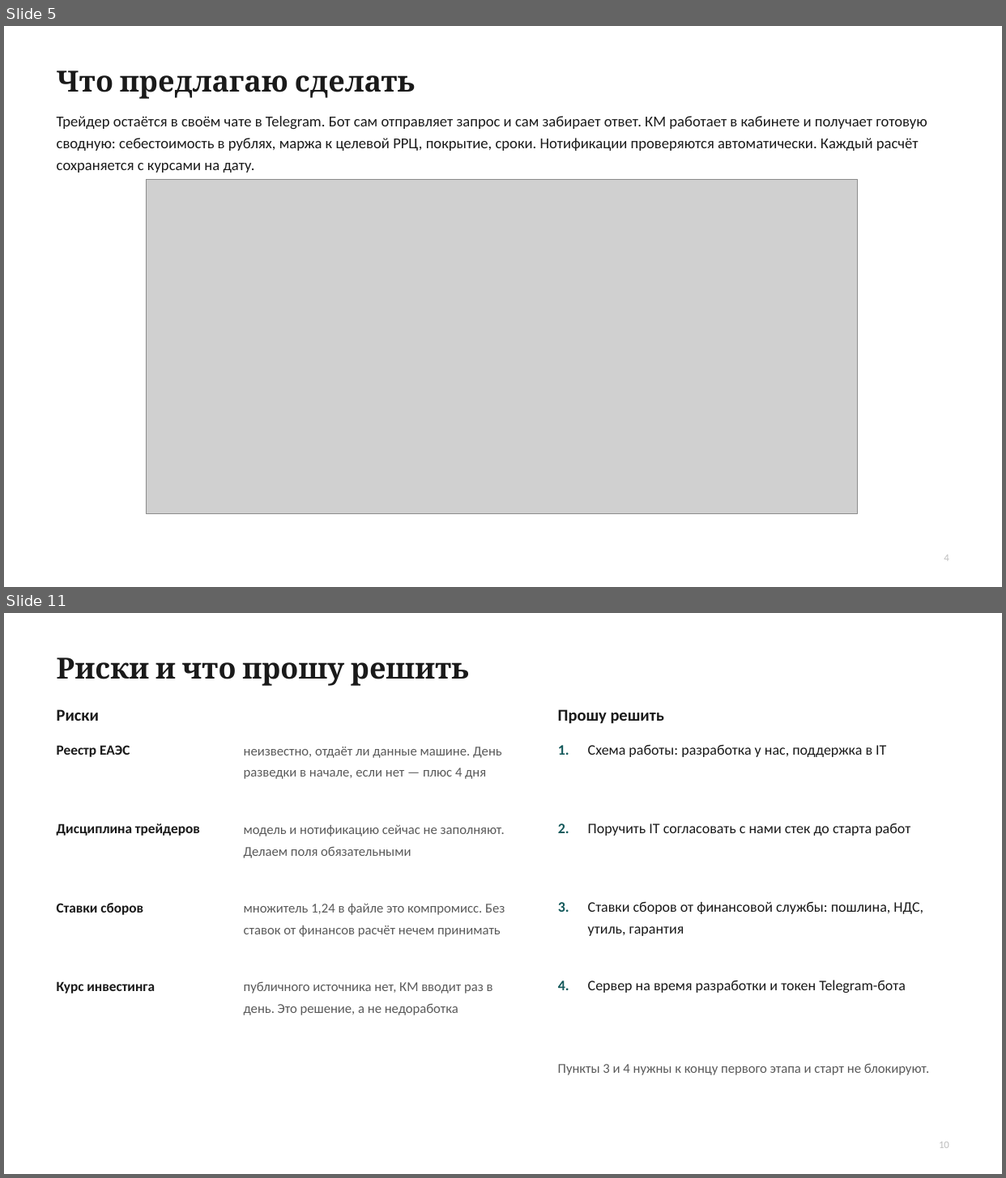
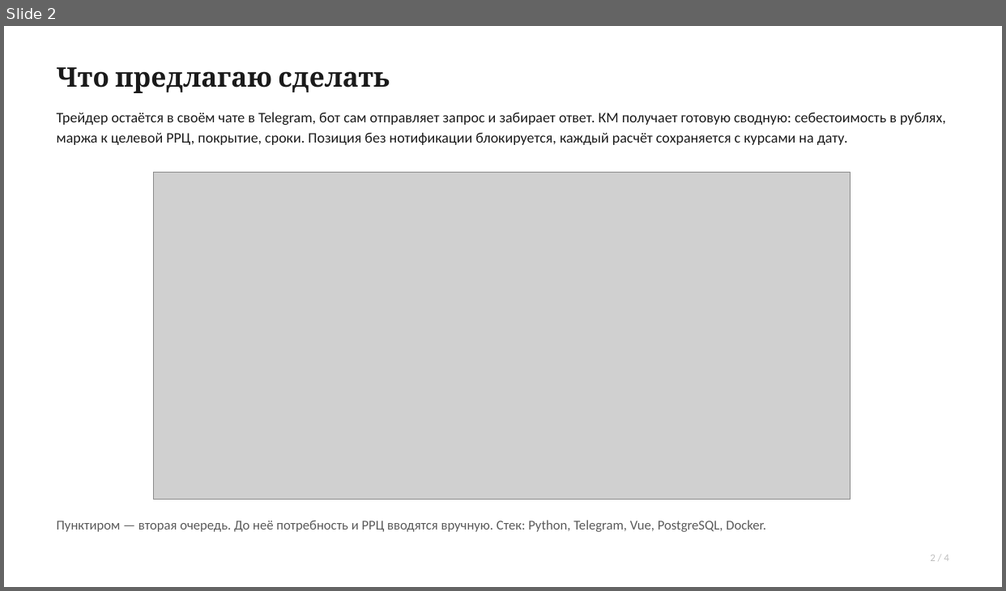
Before and after one commit to headecom5el/tender_calculator, a slide deck: docs/tendernyy-kalkulyator.pptx. Shown one above the other, each under a label of ours: slides 5 and 11 before the commit, slide 2 after it; the slides between them are not shown. The pictures are 1006x1178 and 1006x591 pixels, drawn with LibreOffice and Linux fonts; fonts in the diff are those of the drawing; grey boxes stand for pictures. Boxes give left, top, right and bottom in pixels: in the first picture for what was removed or moved away, otherwise in the second. Text is boxed around its words. In the diff, an @@ line names an element or a change of style, - is before the commit and + after.

```diff
--- a/docs/tendernyy-kalkulyator.pptx
+++ b/docs/tendernyy-kalkulyator.pptx
@@ slide 11 removed at bbox=[4, 613, 1002, 1174], background #FFFFFF @@
@@ text removed at bbox=[57, 658, 469, 686] @@
-Риски и что прошу решить
@@ text removed at bbox=[57, 709, 99, 721] @@
-Риски
@@ text removed at bbox=[558, 709, 664, 724] @@
-Прошу решить
@@ text removed at bbox=[57, 745, 130, 757] @@
-Реестр ЕАЭС
@@ text removed at bbox=[244, 747, 502, 779] @@
-неизвестно, отдаёт ли данные машине. День разведки в начале, если нет — плюс 4 дня
@@ text removed at bbox=[558, 745, 569, 755] @@
-1.
@@ text removed at bbox=[588, 745, 886, 757] @@
-Схема работы: разработка у нас, поддержка в IT
@@ text removed at bbox=[57, 824, 200, 836] @@
-Дисциплина трейдеров
@@ text removed at bbox=[244, 824, 505, 858] @@
-модель и нотификацию сейчас не заполняют. Делаем поля обязательными
@@ text removed at bbox=[558, 824, 569, 833] @@
-2.
@@ text removed at bbox=[588, 824, 910, 836] @@
-Поручить IT согласовать с нами стек до старта работ
@@ text removed at bbox=[57, 903, 143, 915] @@
-Ставки сборов
@@ text removed at bbox=[244, 903, 505, 937] @@
-множитель 1,24 в файле это компромисс. Без ставок от финансов расчёт нечем принимать
@@ text removed at bbox=[558, 902, 569, 912] @@
-3.
@@ text removed at bbox=[588, 902, 923, 936] @@
-Ставки сборов от финансовой службы: пошлина, НДС, утиль, гарантия
@@ text removed at bbox=[57, 982, 155, 994] @@
-Курс инвестинга
@@ text removed at bbox=[244, 982, 493, 1016] @@
-публичного источника нет, КМ вводит раз в день. Это решение, а не недоработка
@@ text removed at bbox=[558, 981, 569, 990] @@
-4.
@@ text removed at bbox=[588, 980, 906, 993] @@
-Сервер на время разработки и токен Telegram-бота
@@ text removed at bbox=[558, 1063, 930, 1076] @@
-Пункты 3 и 4 нужны к концу первого этапа и старт не блокируют.
@@ text removed at bbox=[939, 1142, 949, 1148] @@
-10
@@ what was slide 5 is now slide 2 @@
@@ slide 2 changed as well @@
@@ text "Что предлагаю сделать" at bbox=[57, 67, 390, 93]: size 28 to 26 pt @@
@@ text at bbox=[57, 112, 946, 145]: text changed; size 14.5 to 14 pt @@
-Трейдер остаётся в своём чате в Telegram. Бот сам отправляет запрос и сам забирает ответ. КМ работает в кабинете и получает готовую сводную: себестоимость в рублях, маржа к целевой РРЦ, покрытие, сроки. Нотификации проверяются автоматически. Каждый расчёт сохраняется с курсами на дату.
+Трейдер остаётся в своём чате в Telegram, бот сам отправляет запрос и забирает ответ. КМ получает готовую сводную: себестоимость в рублях, маржа к целевой РРЦ, покрытие, сроки. Позиция без нотификации блокируется, каждый расчёт сохраняется с курсами на дату.
@@ picture: place and size @@
-picture at bbox=[147, 179, 858, 514]
+picture at bbox=[154, 172, 850, 500]
@@ text added at bbox=[57, 520, 766, 532], 13 pt, text #5A5A5A @@
+Пунктиром — вторая очередь. До неё потребность и РРЦ вводятся вручную. Стек: Python, Telegram, Vue, PostgreSQL, Docker.
@@ text at bbox=[930, 555, 948, 561]: text changed @@
-4
+2 / 4
```
Also in this commit, not shown: 2 other slides changed, 1 slide added, 7 other slides removed, 1 other file.
